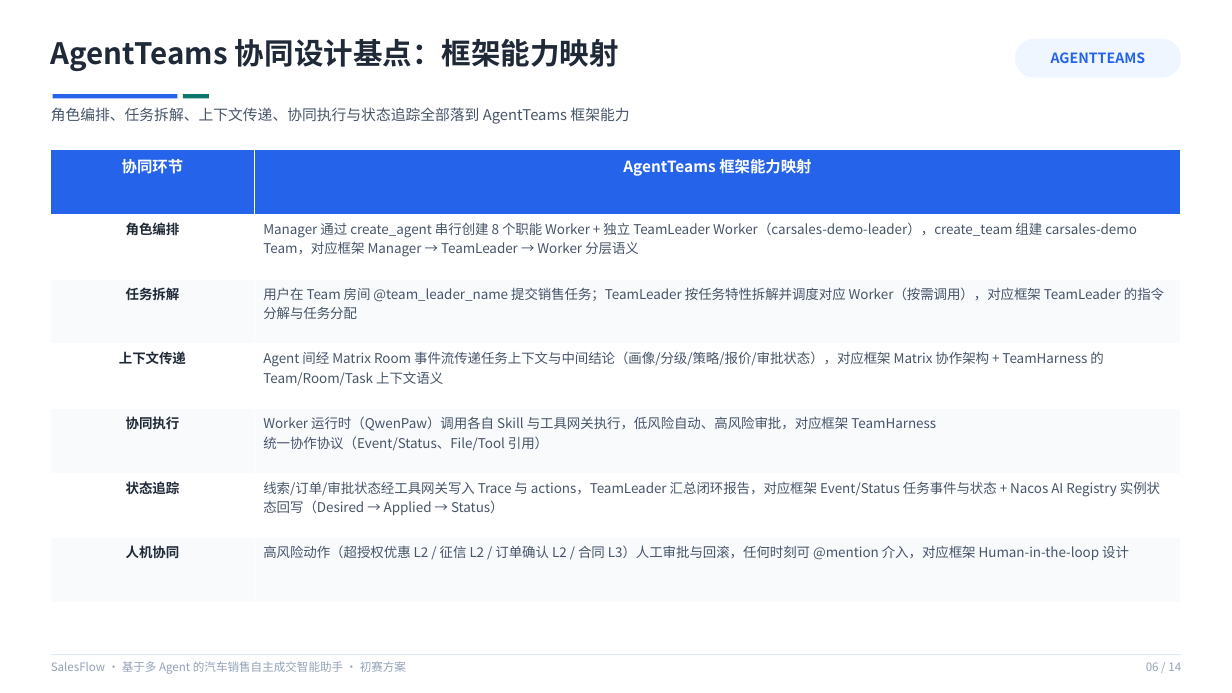
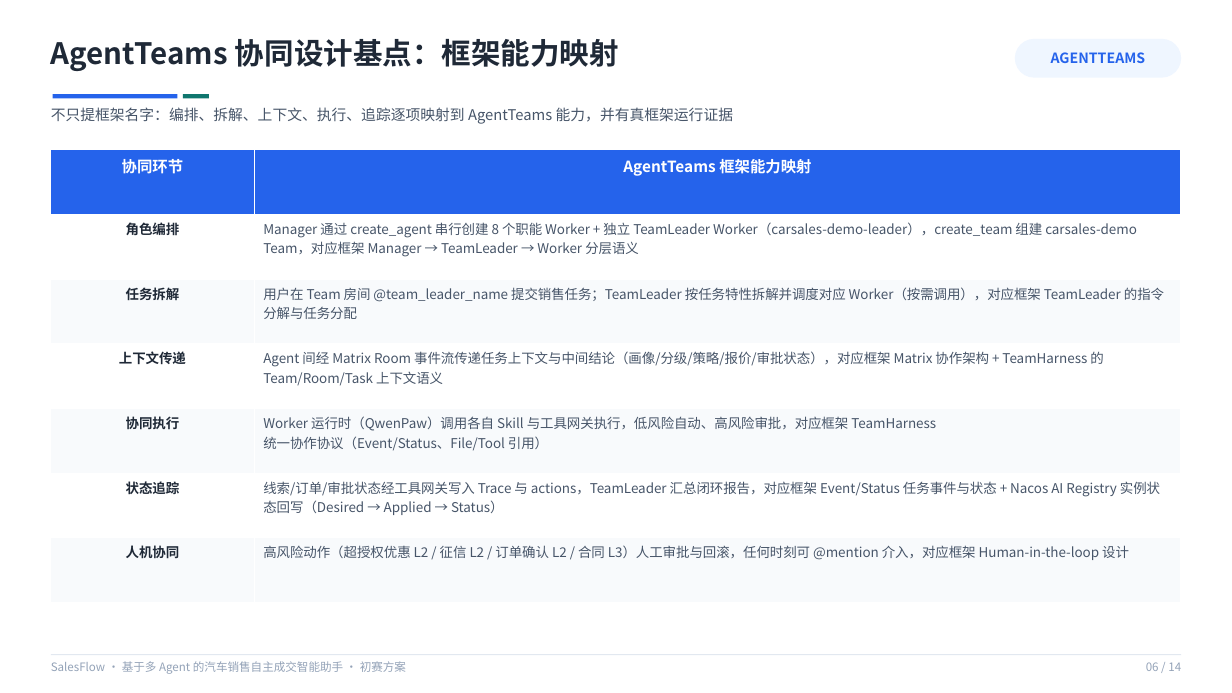
Before and after one commit to simon-xu-dev/multi-agent-car-sales-assistant, a slide deck: slide 6 of ppt和作品简介/基于多Agent的汽车销售自主成交智能助手-初赛方案.pptx. Drawn at 1232x693 pixels with LibreOffice and Linux fonts; fonts in the diff are those of the drawing. Boxes give left, top, right and bottom in pixels: in the first picture for what was removed or moved away, otherwise in the second. Text is boxed around its words. In the diff, an @@ line names an element or a change of style, - is before the commit and + after.

```diff
--- a/ppt和作品简介/基于多Agent的汽车销售自主成交智能助手-初赛方案.pptx
+++ b/ppt和作品简介/基于多Agent的汽车销售自主成交智能助手-初赛方案.pptx
@@ text at <box>51,107,733,124</box>: text changed @@
-角色编排、任务拆解、上下文传递、协同执行与状态追踪全部落到 AgentTeams 框架能力
+不只提框架名字：编排、拆解、上下文、执行、追踪逐项映射到 AgentTeams 能力，并有真框架运行证据
```
Also in this commit, not shown: 8 other slides changed, 3 other files.
